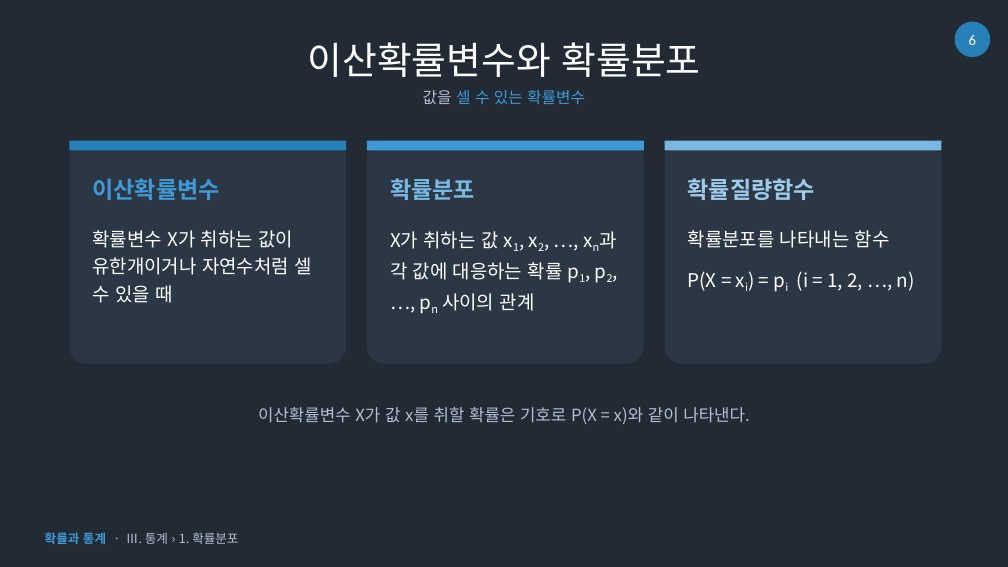
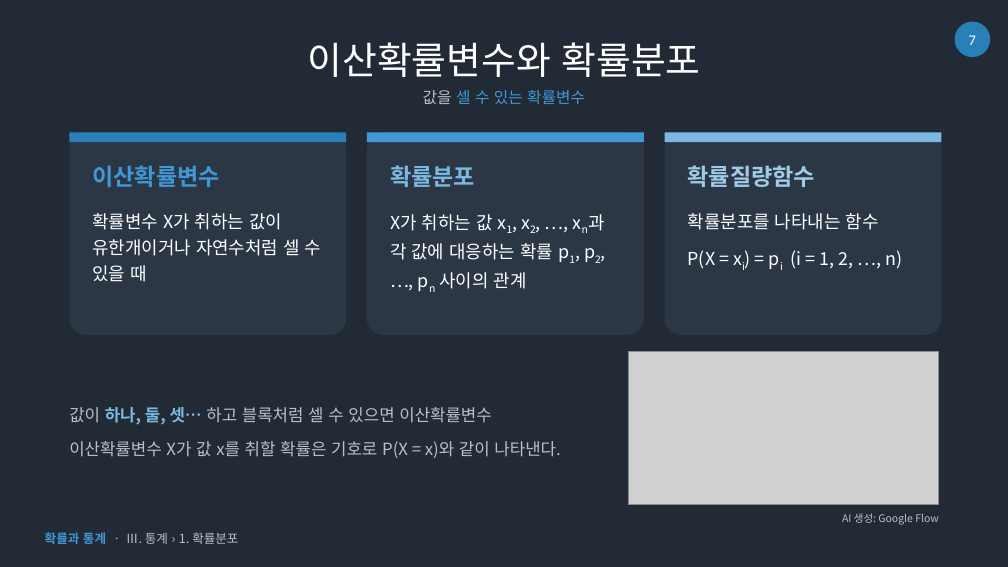
Before and after one commit to sh910625-lgtm/lecture-slides, a slide deck: slide 7 of lectures/1강/1강_확률변수와_확률분포.pptx (slide 6 before the commit). Drawn at 1008x567 pixels with LibreOffice and Linux fonts; fonts in the diff are those of the drawing; grey boxes stand for pictures. Boxes give left, top, right and bottom in pixels: in the first picture for what was removed or moved away, otherwise in the second. Text is boxed around its words. In the diff, an @@ line names an element or a change of style, - is before the commit and + after.

```diff
--- a/lectures/1강/1강_확률변수와_확률분포.pptx
+++ b/lectures/1강/1강_확률변수와_확률분포.pptx
@@ page number at <box>969,35,976,45</box>: text changed @@
-6
+7
@@ rounded rectangle: place and size @@
-rounded rectangle at <box>70,141,346,364</box>
+rounded rectangle at <box>70,132,346,335</box>
@@ rounded rectangle: place and size @@
-rounded rectangle at <box>367,141,644,364</box>
+rounded rectangle at <box>367,132,644,335</box>
@@ 3 texts, 3 rectangles: place and size @@
-3 texts, 3 rectangles at <box>70,141,941,200</box>
+3 texts, 3 rectangles at <box>70,132,941,187</box>
@@ rounded rectangle: place and size @@
-rounded rectangle at <box>665,141,941,364</box>
+rounded rectangle at <box>665,132,941,335</box>
@@ text "확률변수 X가 취하는 값이 유한개이거나 ...": place and size @@
-text "확률변수 X가 취하는 값이 유한개이거나 ..." at <box>92,230,311,303</box>
+text "확률변수 X가 취하는 값이 유한개이거나 ..." at <box>92,213,321,282</box>
@@ text "X가 취하는 값 x1, x2, ...": place and size @@
-text "X가 취하는 값 x1, x2, ..." at <box>390,231,563,311</box>
+text "X가 취하는 값 x1, x2, ..." at <box>390,214,553,289</box>
@@ size 18 to 17 pt; less space between paragraphs in 3 elements at <box>92,213,321,282</box>, <box>390,214,553,289</box>, <box>688,213,902,269</box> @@
@@ text "확률분포를 나타내는 함수": place and size @@
-text "확률분포를 나타내는 함수" at <box>688,230,915,291</box>
+text "확률분포를 나타내는 함수" at <box>688,213,902,269</box>
@@ picture added at <box>628,352,939,504</box> @@
@@ text "값이 하나, 둘, 셋… 하고 ...": place and size @@
-text "값이 하나, 둘, 셋… 하고 ..." at <box>258,407,749,424</box>
+text "값이 하나, 둘, 셋… 하고 ..." at <box>69,407,560,458</box>
@@ text "값이 하나, 둘, 셋… 하고 ..." at <box>69,407,560,458</box>: vertical alignment top to middle @@
@@ text at <box>69,407,491,425</box>: paragraph added @@
+값이 하나, 둘, 셋… 하고 블록처럼 셀 수 있으면 이산확률변수
@@ text at <box>69,441,560,458</box>: alignment centre to left; more space between paragraphs @@
@@ text added at <box>842,513,938,525</box>, 10 pt, text #B4C0CE @@
+AI 생성: Google Flow
```
Also in this commit, not shown: 5 other slides changed, 1 slide added, 12 other files.
